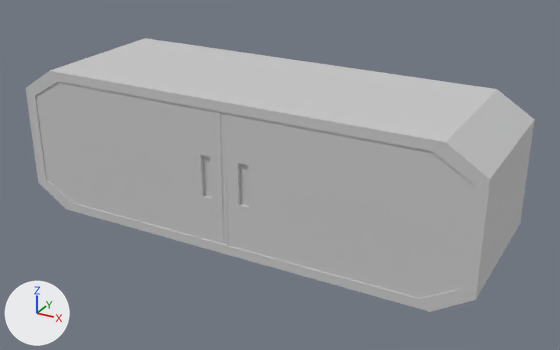
One commit to the FBX model MonKi/Assets/Models/Scenery/Closets/Armario Horizontal.fbx: the scene before it, then after it.
Before and after are seen from a 50 mm camera at (8.56, -3.17, 2.76) aimed at (6.77, 0.08, 1.13). The axes (+X, +Y, +Z) are drawn at lower left. The lights are the same throughout. Where no turn or scale is listed for an object, it has been applied to the vertices.
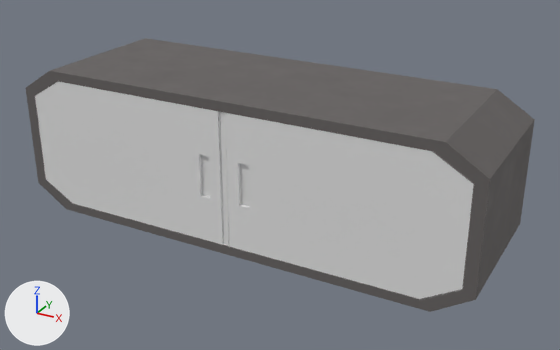
The newer file is also turned or shifted as a whole; pictures and numbers use the older file's frame.

What changed in the scene script:
```text
Add img_armario_horizontal_defaultmaterial_roughness_png:
    img_armario_horizontal_defaultmaterial_roughness_png = load_image('Armario Horizontal_DefaultMaterial_Roughness.png', '../Texturas/Armario Horizontal_DefaultMaterial_Roughness.png', 1024, 1024, 'Non-Color')
Add img_armario_horizontal_defaultmaterial_basecolor_png:
    img_armario_horizontal_defaultmaterial_basecolor_png = load_image('Armario Horizontal_DefaultMaterial_BaseColor.png', '../Texturas/Armario Horizontal_DefaultMaterial_BaseColor.png', 1024, 1024, 'sRGB')
Add img_armario_horizontal_defaultmaterial_metallic_png:
    img_armario_horizontal_defaultmaterial_metallic_png = load_image('Armario Horizontal_DefaultMaterial_Metallic.png', '../Texturas/Armario Horizontal_DefaultMaterial_Metallic.png', 1024, 1024, 'Non-Color')
Add mat_defaultmaterial_004:
    mat_defaultmaterial_004 = bpy.data.materials.new('DefaultMaterial.004')
    # uses the picture img_armario_horizontal_defaultmaterial_basecolor_png
    # uses the picture img_armario_horizontal_defaultmaterial_metallic_png
    # uses the picture img_armario_horizontal_defaultmaterial_roughness_png
Change me_armário_horizontal:
    where me_armário_horizontal.from_pydata(...)  # 41 vertices, 74 faces; spans x -1.27..1.23, y -0.32..0.48, z -0.41..0.39
    remove me_armário_horizontal.materials.append(mat_defaultmaterial)  # light grey #cbcbcb
    add me_armário_horizontal.materials.append(mat_defaultmaterial_004)
Change me_cube_008:
    where me_cube_008.from_pydata(...)  # 21 vertices, 37 faces; spans x -1.172..0.006, y -0.025..0.025, z -0.35..0.35
    remove me_cube_008.materials.append(mat_defaultmaterial)  # light grey #cbcbcb
    add me_cube_008.materials.append(mat_defaultmaterial_004)
Add me_cube_002:
    me_cube_002.from_pydata(...)  # 21 vertices, 37 faces; spans x -0.006..1.167, y -0.024..0.024, z -0.35..0.35
    me_cube_002.materials.append(mat_defaultmaterial_004)
Remove ob_cube_006:
    ob_cube_006 = bpy.data.objects.new('Cube.006', me_cube_006)
    ob_cube_006.location = (5.488, -0.285, 1.231)
Add ob_cube_001:
    ob_cube_001 = bpy.data.objects.new('Cube.001', me_cube_002)
    ob_cube_001.location = (5.498, -0.29, 1.233)
```

Changed parts and their boxes (x1, y1, x2, y2) in the pictures (560 x 350 px):
'Armário Horizontal', recoloured
    both: (26, 38, 535, 312)
'Cube.008', recoloured
    both: (225, 113, 474, 299)
'Cube.001', added
    after: (35, 82, 223, 245)
'Cube.006', deleted
    before: (36, 82, 224, 244)
